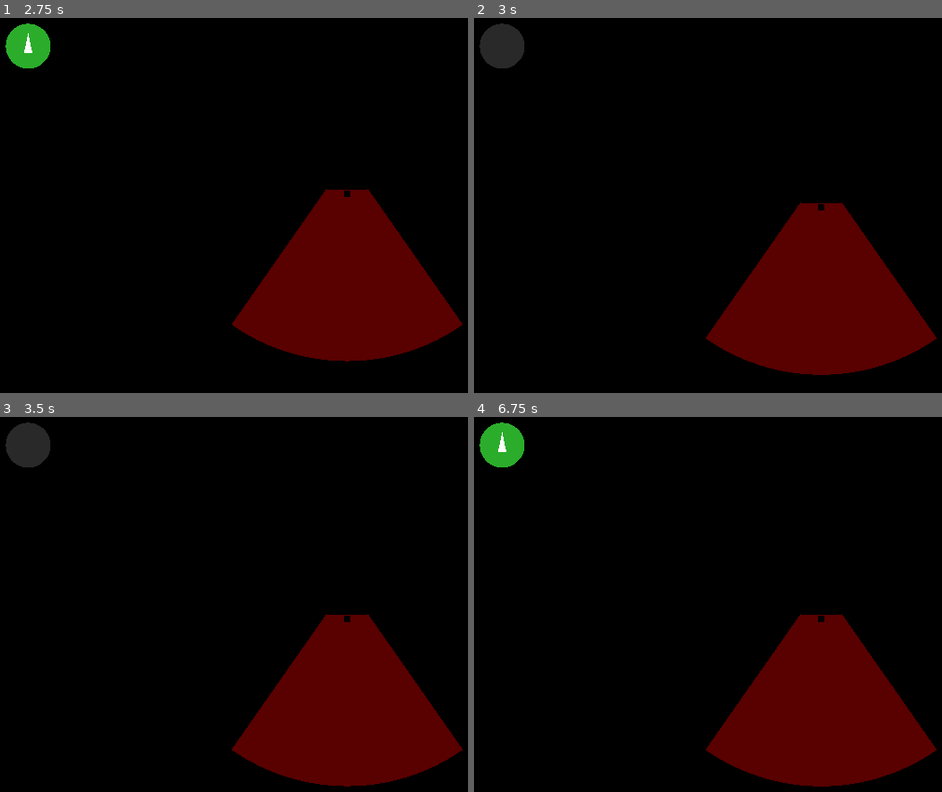
Above: before the commit, frames 1-4 (two rows, left to right).
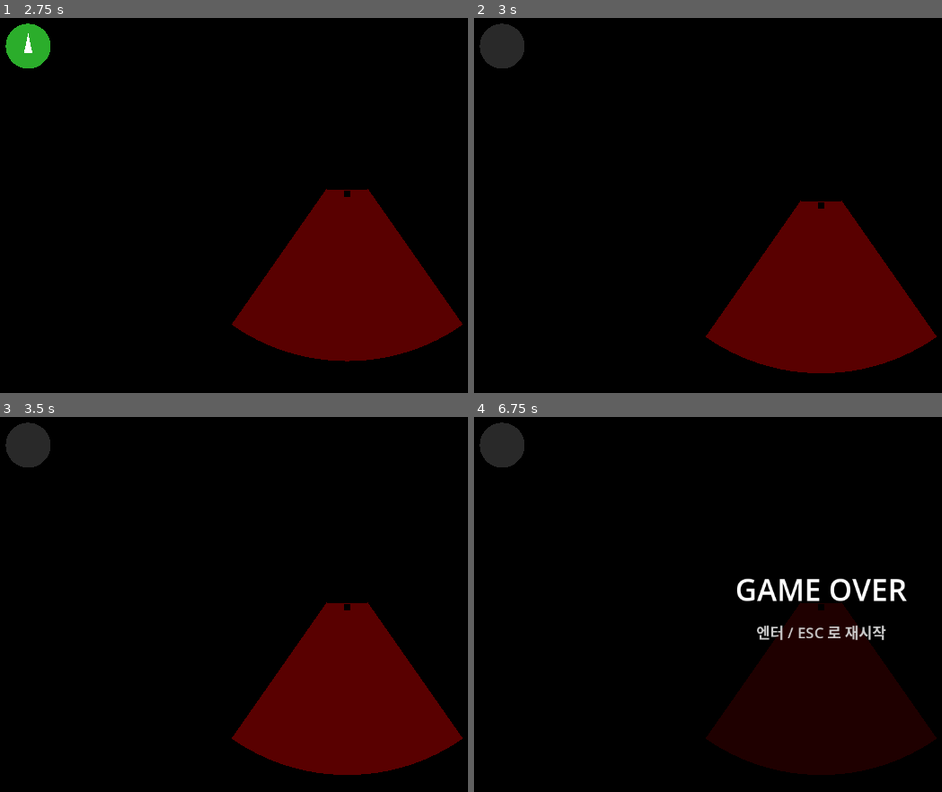
Above: after the commit, the same moments.

Repository: Leusin/project-godot-airport-marshaling-game
Game: Godot game, scene res://scenes/Main.tscn
Same seed, same stepped clock (60 frames per second), same inputs: the game is played once before the commit and once after it.
Inputs:
- Up to frame 1 (2.75 s): tap Enter (ui_accept) at 0.5, 0.77, 1.25, 1.52 s; hold Up (signal_advance) 0.53-1.28 s; hold W (move_up) 0.53-2.03 s; tap Up (signal_advance) at 1.35 s; hold A (move_left) from 2.03 s (still down); hold Up (signal_advance) from 2.03 s (still down)
- Up to frame 2 (3 s): keep holding A (move_left); release Up (signal_advance) at 2.78 s; tap Up (signal_advance) at 2.85 s
- Up to frame 3 (3.5 s): keep holding A (move_left); tap Enter (ui_accept) at 3.02 s
- Up to frame 4 (6.75 s): release A (move_left) at 3.53 s; hold S (move_down) 3.53-4.28 s; hold Up (signal_advance) 3.53-4.28 s; tap Enter (ui_accept) at 3.77, 4.25, 4.52, 5, 5.75, 6.02 s; hold D (move_right) 4.28-5.03 s; tap Up (signal_advance) at 4.35, 5.85 s; hold W (move_up) 5.03-5.78 s; hold Up (signal_advance) 5.03-5.78 s; hold D (move_right) from 5.78 s (still down); hold Up (signal_advance) from 6.53 s (still down)

Frame 1 is identical in both runs. In frame 2, 0.4% of the frame differs, in the area x 49-99%, y 48-96%; in frame 3, 2.9%; in frame 4, 17%, in the area x 1-99%, y 1-99%.

Commit message:
fix: 충돌/성공 감지 수정 + 감속 2배 조정
Area3D 시그널 방식이 Node3D 직접 이동 구조에서 불안정해
XZ 거리 기반 감지로 교체. deceleration 4.0 -> 8.0.

Co-Authored-By: Claude Sonnet 4.6 <noreply@anthropic.com>

Diff:
--- a/scenes/Main.tscn
+++ b/scenes/Main.tscn
@@ -108,11 +108,8 @@
 [node name="AircraftFSM" type="Node" parent="Aircraft" unique_id=1876279175]
 script = ExtResource("7_aircraft_fsm_script")
 
-[node name="AircraftHitbox" type="Area3D" parent="Aircraft" unique_id=1876279176]
+[node name="AircraftHitbox" type="Node" parent="Aircraft" unique_id=1876279176]
 script = ExtResource("10_aircraft_collision_script")
-
-[node name="AircraftHitboxShape" type="CollisionShape3D" parent="Aircraft/AircraftHitbox" unique_id=1876279177]
-shape = SubResource("BoxShape3D_aircraft_hitbox")
 
 [node name="GameManager" type="Node" parent="." unique_id=1889238462]
 script = ExtResource("9_game_manager_script")
--- a/scripts/aircraft.gd
+++ b/scripts/aircraft.gd
@@ -8,7 +8,7 @@
 
 @export var max_speed: float = 3.0
 @export var acceleration: float = 2.0
-@export var deceleration: float = 4.0
+@export var deceleration: float = 8.0
 @export var turn_speed_degrees: float = 25.0
 @export var command_delay: float = 0.6
 @export var edge_margin: float = 1.0
--- a/scripts/aircraft_collision.gd
+++ b/scripts/aircraft_collision.gd
@@ -1,13 +1,30 @@
-extends Area3D
-## 비행기 충돌 감지. 마샬러 또는 장애물과 겹치면 GameManager에 게임 오버를 알린다.
+extends Node
+## 비행기 충돌/도착 감지. Area3D 시그널 대신 XZ 거리 기반으로 매 물리 프레임 검사한다.
+## (Node3D 부모를 직접 이동시키는 구조에서 Area3D entered 시그널이 불안정하기 때문)
 
-@onready var _game_manager: Node = get_node("../../GameManager")
+@export var hit_radius: float = 1.5
+@export var park_radius: float = 1.5
 
-func _ready() -> void:
-	area_entered.connect(_on_area_entered)
+@onready var _aircraft: Node3D = get_parent()
+@onready var _game_manager: Node = get_parent().get_parent().get_node("GameManager")
+@onready var _marshaller: Node3D = get_parent().get_parent().get_node("Marshaller")
+@onready var _parking: Node3D = get_parent().get_parent().get_node("ParkingSpot")
+@onready var _obstacle: Node3D = get_parent().get_parent().get_node("Obstacle")
 
-func _on_area_entered(area: Area3D) -> void:
-	if area.is_in_group("collision_parking"):
+func _physics_process(_delta: float) -> void:
+	var ap := Vector2(_aircraft.global_position.x, _aircraft.global_position.z)
+
+	if _xz_dist(ap, _parking) < park_radius:
 		_game_manager.trigger_success()
-	elif area.is_in_group("collision_marshaller") or area.is_in_group("collision_obstacle"):
+		return
+
+	if _xz_dist(ap, _marshaller) < hit_radius:
 		_game_manager.trigger_game_over()
+		return
+
+	if _xz_dist(ap, _obstacle) < hit_radius:
+		_game_manager.trigger_game_over()
+		return
+
+func _xz_dist(from: Vector2, to_node: Node3D) -> float:
+	return from.distance_to(Vector2(to_node.global_position.x, to_node.global_position.z))
